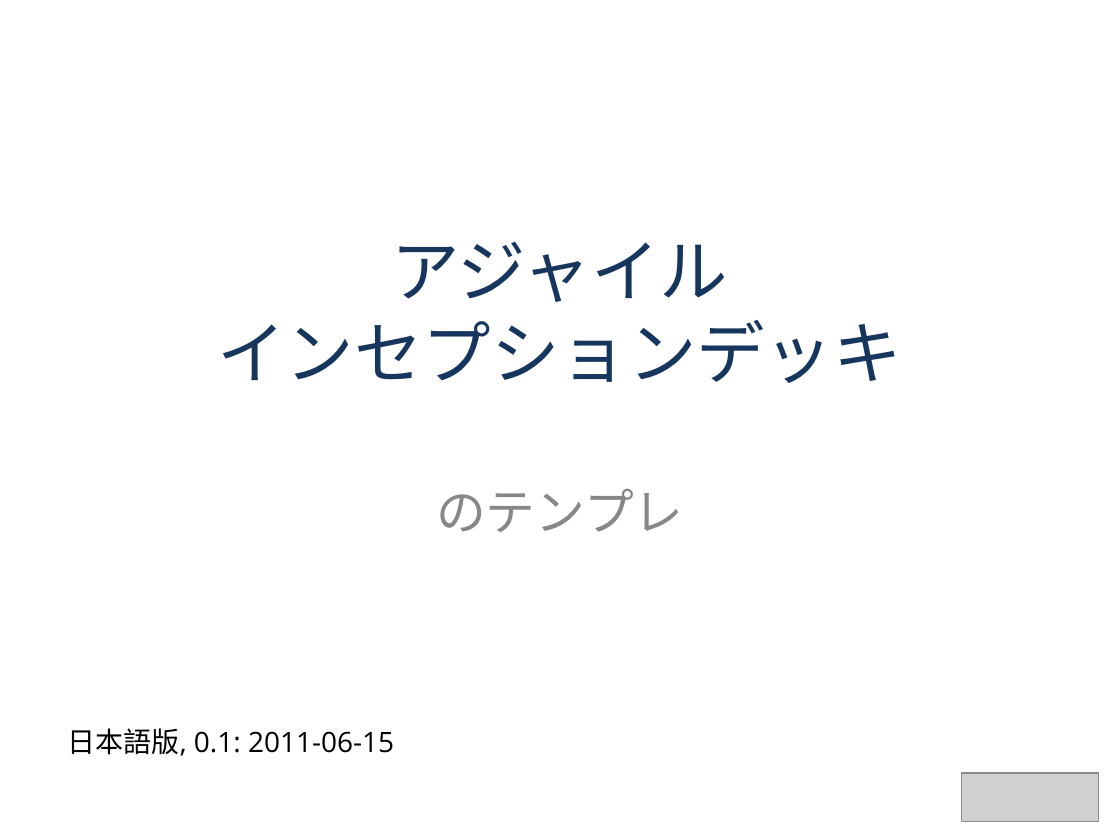
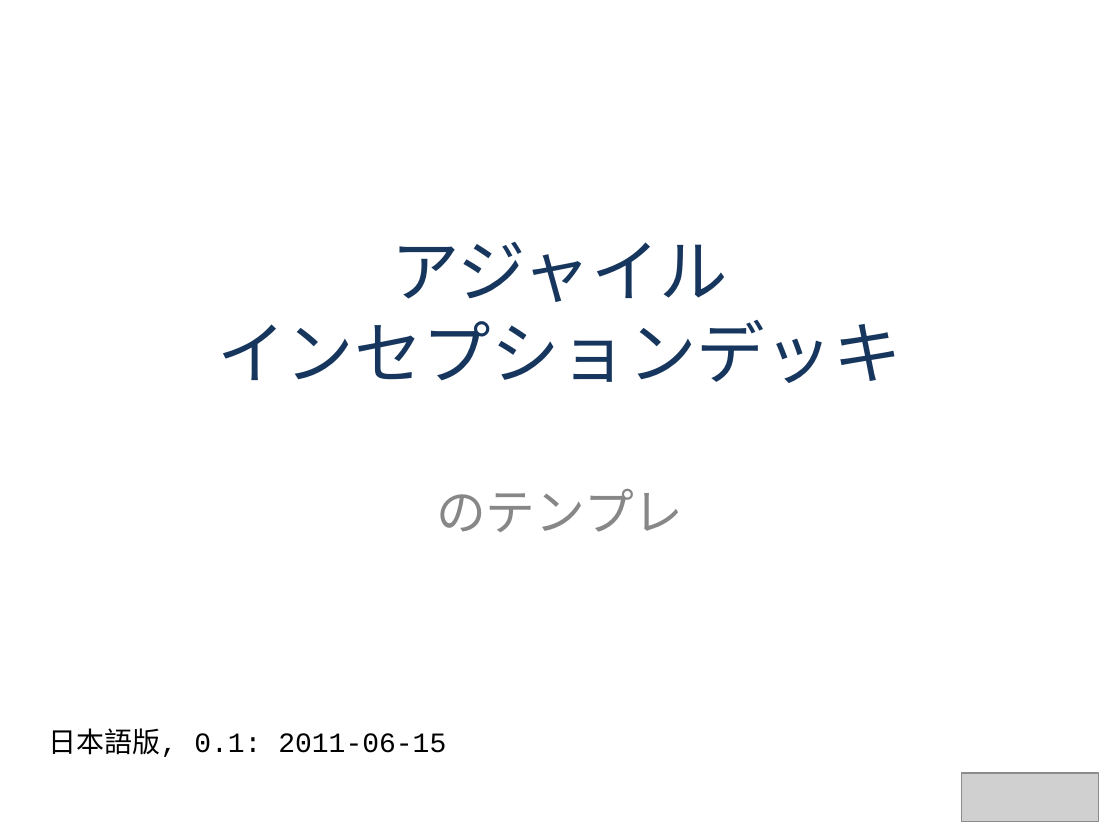
Before and after one commit to agile-samurai-ja/support, a slide deck: slide 1 of blank-inception-deck/blank-inception-deck1-ja.ppt. Drawn at 1120x840 pixels with LibreOffice and Linux fonts; fonts in the diff are those of the drawing; grey boxes stand for pictures. Boxes give left, top, right and bottom in pixels: in the first picture for what was removed or moved away, otherwise in the second. Text is boxed around its words. In the diff, an @@ line names an element or a change of style, - is before the commit and + after.

```diff
--- a/blank-inception-deck/blank-inception-deck1-ja.ppt
+++ b/blank-inception-deck/blank-inception-deck1-ja.ppt
@@ text "日本語版, 0.1: 2011-06-15": place and size @@
-text "日本語版, 0.1: 2011-06-15" at (68, 728, 394, 756)
+text "日本語版, 0.1: 2011-06-15" at (49, 728, 446, 757)
@@ text "日本語版, 0.1: 2011-06-15" at (49, 728, 446, 757): font Open Sans to Courier New @@
```
Also in this commit, not shown: 4 other slides changed, 2 other files.
